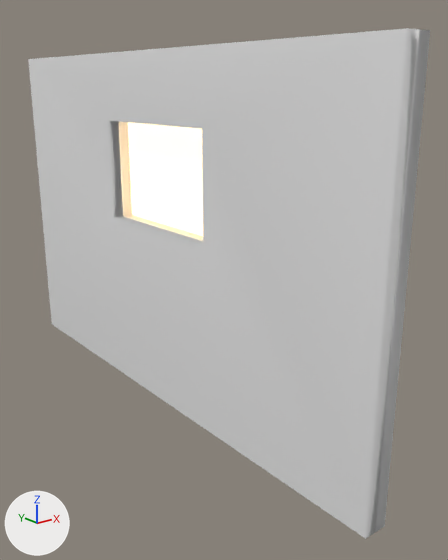
The glTF model assets/models/basement_door.glb, before and after one commit.
Both versions are drawn from a camera (50 mm lens) standing at (-2.74, -4.24, 2.66) and looking at (0.35, -0.39, 1.12). Lighting does not change. The marker at lower left points along +X, +Y and +Z. Where no turn or scale is listed for an object, it has been applied to the vertices. Vertices at the same position are counted once.

Objects in the first picture: 'Door -col', 'WindowLight'.
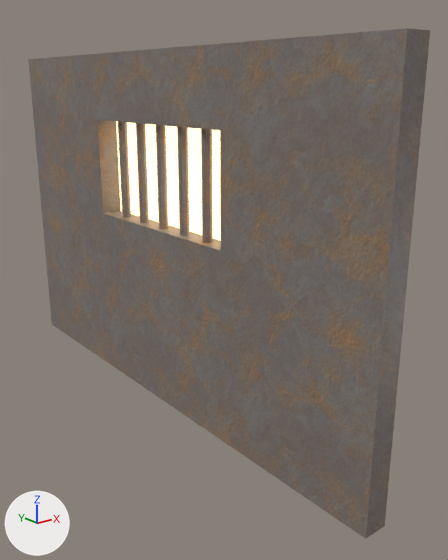
Edits to the bpy script that builds the scene:
```text
Add img_33:
    img_33 = load_image('33', '_unpacked/33', 256, 256, 'sRGB')
Add mat_material:
    mat_material = principled_material('Material')
    mat_material.texture = img_33
Change me_cube_003:
    used by ob_door__col; location = (0.025, 0.004, 1.46); scale = (0.0928, 2.31, 1.46)
    remove me_cube_003.from_pydata(...)  # 16 vertices, 32 faces; spans x -1.0..1.0, y -1.0..1.0, z -1.0..1.0
    add me_cube_003.from_pydata(...)  # 96 vertices, 172 faces; spans x -0.07..0.12, y -2.31..2.31, z 0.0..2.92
    me_cube_003 part 1: the whole mesh is rebuilt
    me_cube_003 part 2: the surface is now shaded flat
    add me_cube_003.materials.append(mat_material)  # picture img_33
Change ob_door__col:
    ob_door__col.scale: (0.0928, 2.31, 1.46) -> (1.0, 1.0, 1.0)
    ob_door__col.location: (0.025, 0.004, 1.46) -> (0.0, 0.0, 0.0)
```

Boxes [x1, y1, x2, y2] around the edits, measured in the pictures (448 x 560 px):
'Door -col', reshaped, moved, rescaled: [28, 28, 430, 539] in both
part 1 of me_cube_003, built on: [28, 28, 430, 539] in both
